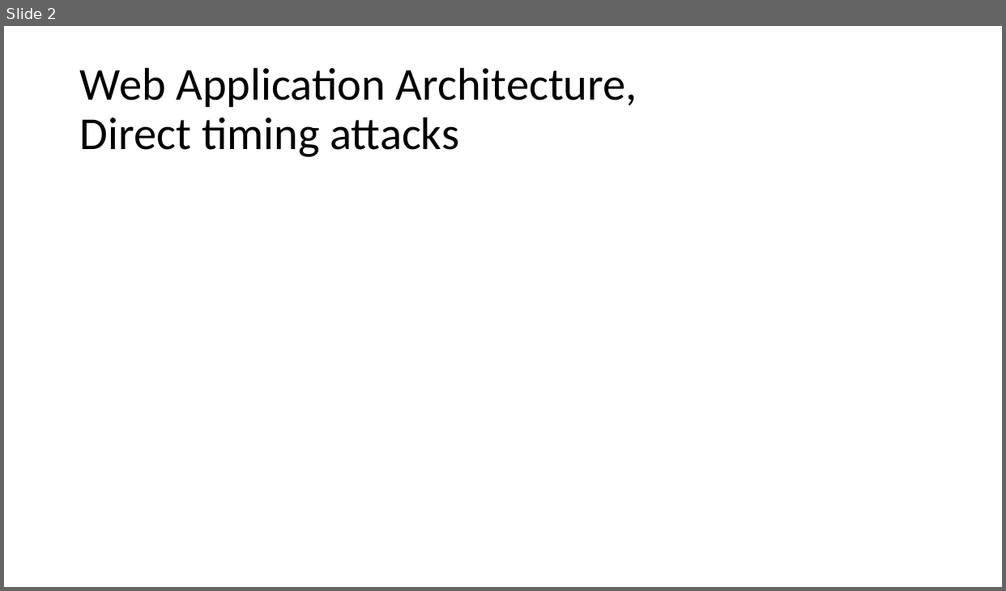
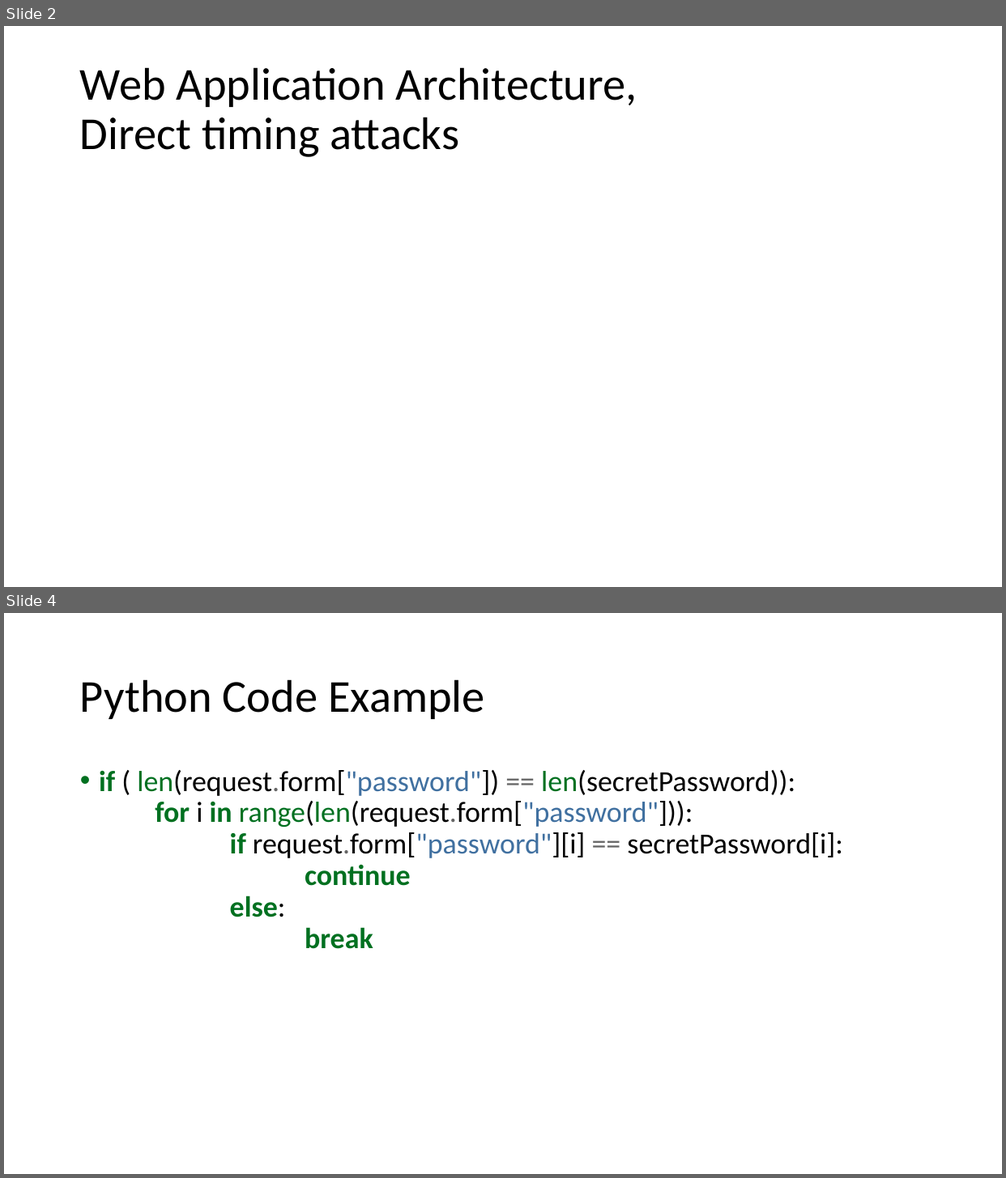
Before and after one commit to PtxDK/PCS, a slide deck: PCS_Press.pptx. Shown one above the other, each under a label of ours: slide 2 before the commit, slides 2 and 4 after it; the slides between them are not shown. The pictures are 1006x591 and 1006x1178 pixels, drawn with LibreOffice and Linux fonts; fonts in the diff are those of the drawing. Boxes give left, top, right and bottom in pixels: in the first picture for what was removed or moved away, otherwise in the second. Text is boxed around its words. In the diff, an @@ line names an element or a change of style, - is before the commit and + after.

```diff
--- a/PCS_Press.pptx
+++ b/PCS_Press.pptx
@@ slide 4 added at <box>4,613,1002,1174</box>, background #FFFFFF @@
@@ title added at <box>80,679,485,719</box>, 44 pt, text #000000 @@
+Python Code Example
@@ text added at <box>99,770,843,949</box>, 28 pt, text #000000 @@
+• if ( len(request.form["password"]) == len(secretPassword)):
+  for i in range(len(request.form["password"])):
+  if request.form["password"][i] == secretPassword[i]:
+  continue
+  else:
+  break
```
Also in this commit, not shown: 4 slides changed, 3 other slides added.
